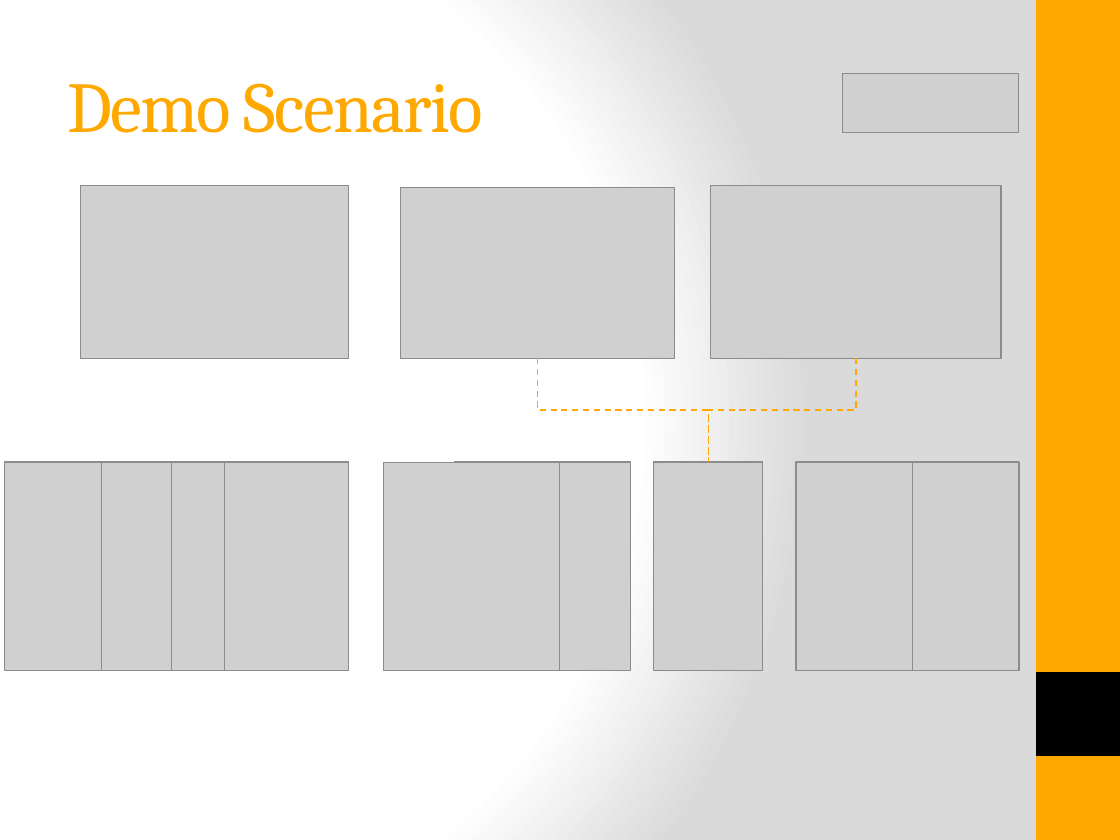
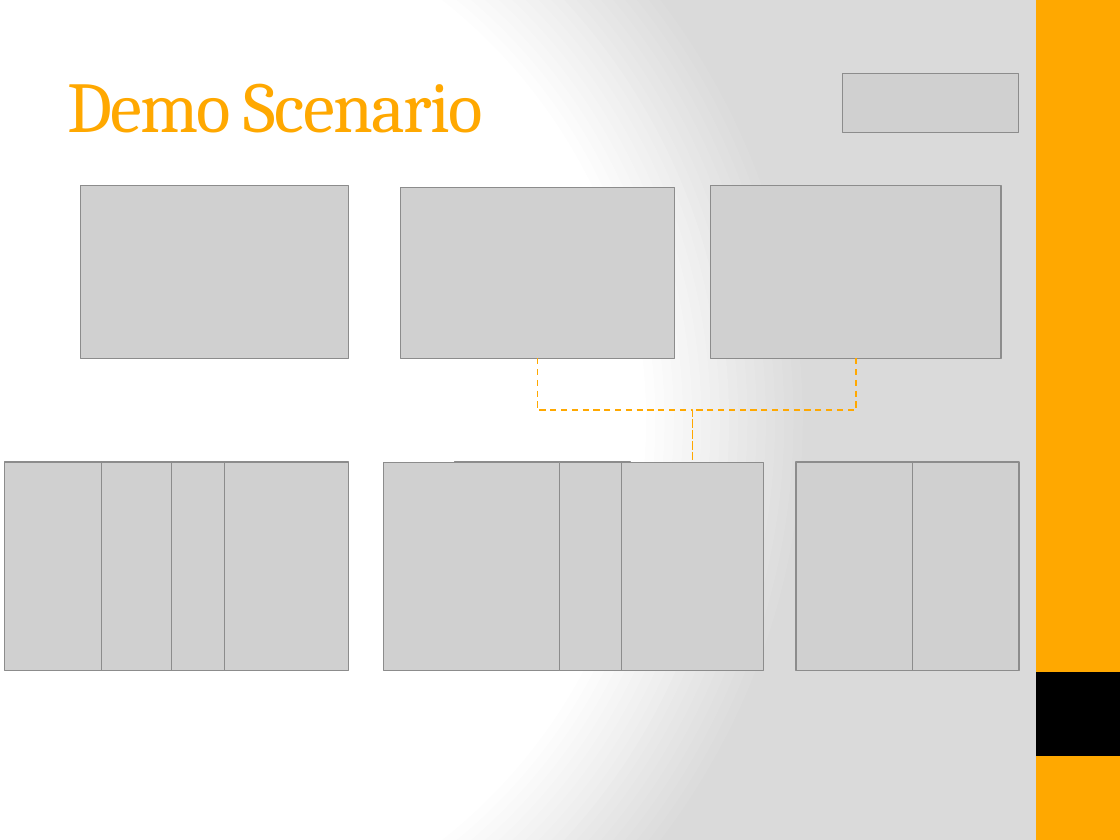
Before and after one commit to istibekesi/my-restful-api, a slide deck: slide 6 of doc/RESTful API Design.pptx. Drawn at 1120x840 pixels with LibreOffice and Linux fonts; fonts in the diff are those of the drawing; grey boxes stand for pictures. Boxes give left, top, right and bottom in pixels: in the first picture for what was removed or moved away, otherwise in the second. Text is boxed around its words. In the diff, an @@ line names an element or a change of style, - is before the commit and + after.

```diff
--- a/doc/RESTful API Design.pptx
+++ b/doc/RESTful API Design.pptx
@@ elbow line moved from (538, 358) - (708, 461) to (538, 358) - (692, 463) @@
@@ elbow line moved from (856, 358) - (708, 461) to (856, 358) - (692, 463) @@
@@ picture: place and size @@
-picture at <box>654,461,763,670</box>
+picture at <box>622,463,763,671</box>
```
Also in this commit, not shown: 1 other slide changed, 2 slides added, 6 other files.
